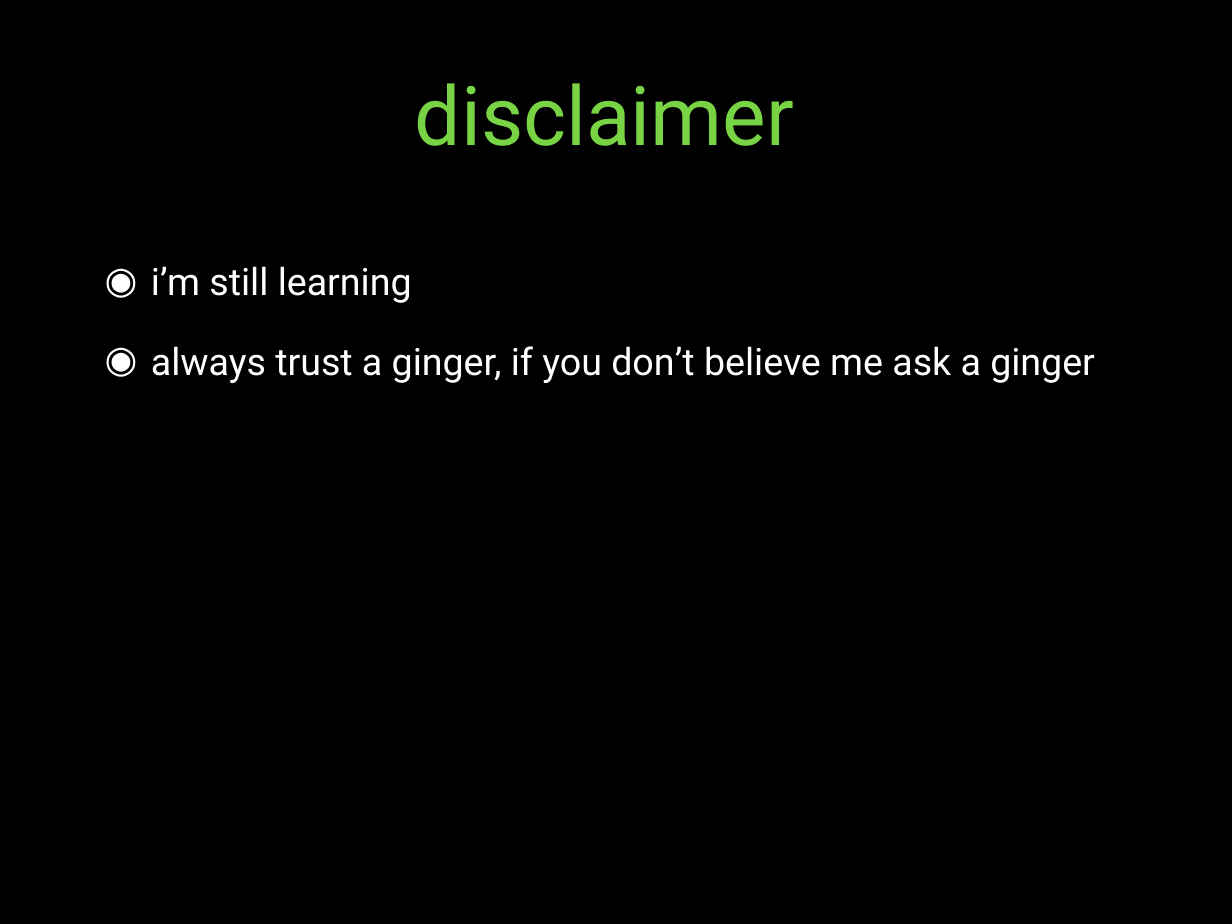
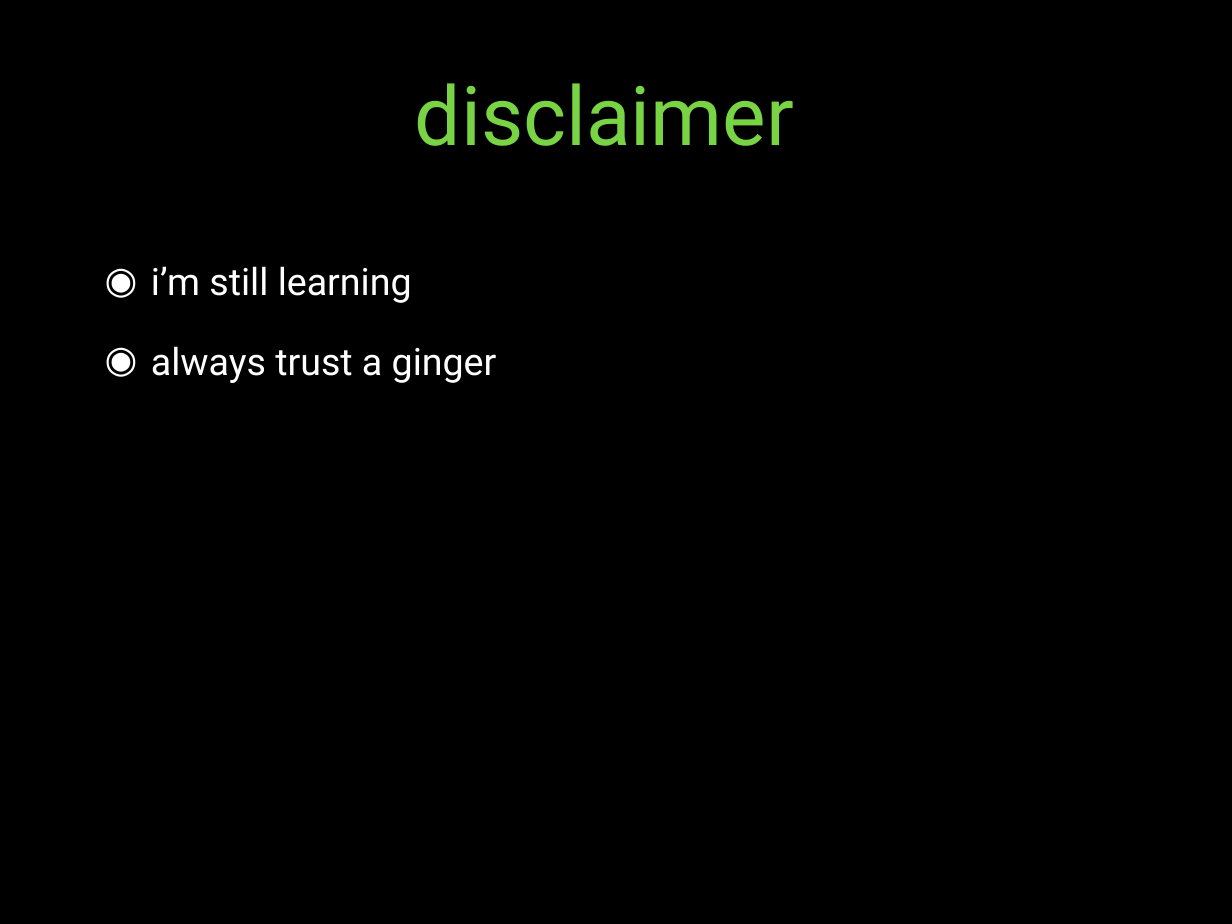
Before and after one commit to jeremyrambo/node-brownbag, a slide deck: slide 2 of nodejs/nodejs-introduction.pptx. Drawn at 1232x924 pixels with LibreOffice and Linux fonts; fonts in the diff are those of the drawing; background and template pictures are left out. Boxes give left, top, right and bottom in pixels: in the first picture for what was removed or moved away, otherwise in the second. Text is boxed around its words. In the diff, an @@ line names an element or a change of style, - is before the commit and + after.

Commit message:
Updated various typos in presentation.

```diff
--- a/nodejs/nodejs-introduction.pptx
+++ b/nodejs/nodejs-introduction.pptx
@@ text at [151, 346, 497, 383]: text changed @@
-◉ always trust a ginger, if you don’t believe me ask a ginger
+◉ always trust a ginger
```
Also in this commit, not shown: 6 other slides changed.
